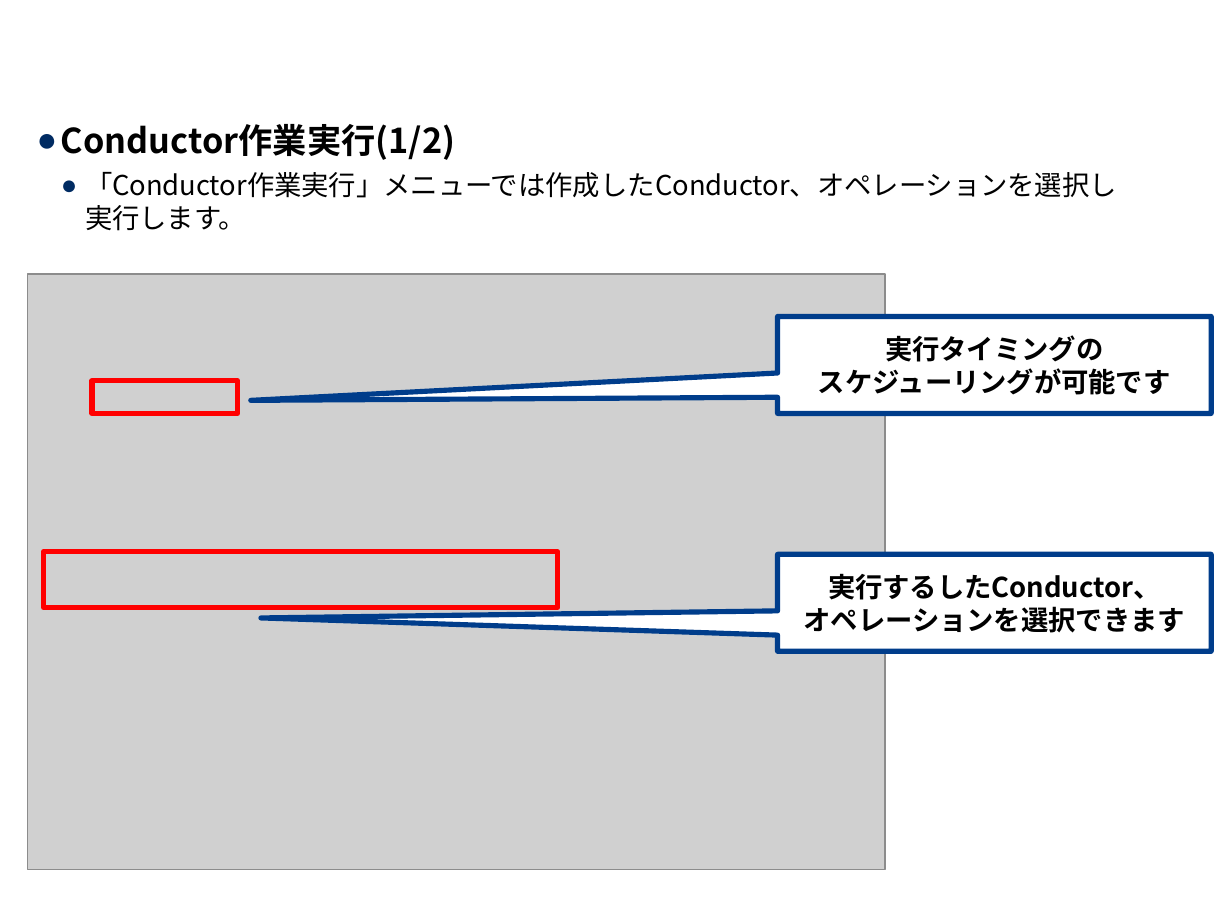
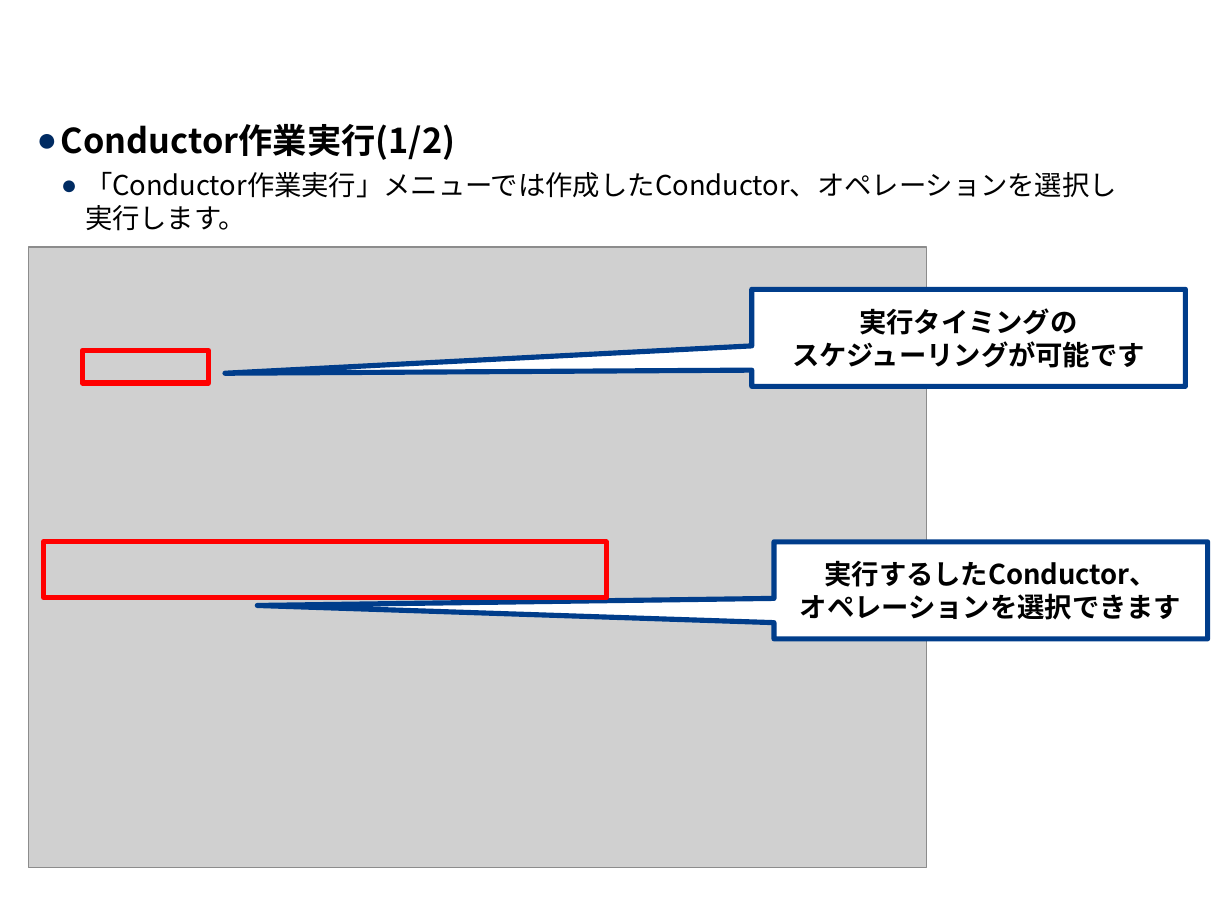
Before and after one commit to exastro-suite/it-automation-docs, a slide deck: slide 13 of asset/Learn_ja/ITA-Conductor_ja.pptx (slide 12 before the commit). Drawn at 1232x924 pixels with LibreOffice and Linux fonts; fonts in the diff are those of the drawing; grey boxes stand for pictures; background and template pictures are left out. Boxes give left, top, right and bottom in pixels: in the first picture for what was removed or moved away, otherwise in the second. Text is boxed around its words. In the diff, an @@ line names an element or a change of style, - is before the commit and + after.

```diff
--- a/asset/Learn_ja/ITA-Conductor_ja.pptx
+++ b/asset/Learn_ja/ITA-Conductor_ja.pptx
@@ picture: place and size @@
-picture at (27, 274, 885, 869)
+picture at (28, 246, 926, 867)
@@ speech box "実行タイミングの スケジューリングが可能です": place and size @@
-speech box "実行タイミングの スケジューリングが可能です" at (777, 317, 1211, 414)
+speech box "実行タイミングの スケジューリングが可能です" at (752, 290, 1185, 387)
@@ rectangle: place and size @@
-rectangle at (92, 381, 238, 413)
+rectangle at (83, 350, 208, 382)
@@ rectangle: place and size @@
-rectangle at (43, 552, 557, 607)
+rectangle at (43, 542, 606, 598)
@@ speech box "実行するしたConductor、 オペレーションを選択できます": place and size @@
-speech box "実行するしたConductor、 オペレーションを選択できます" at (777, 554, 1211, 652)
+speech box "実行するしたConductor、 オペレーションを選択できます" at (774, 542, 1207, 639)
```
Also in this commit, not shown: 11 other slides changed, 1 slide added.
